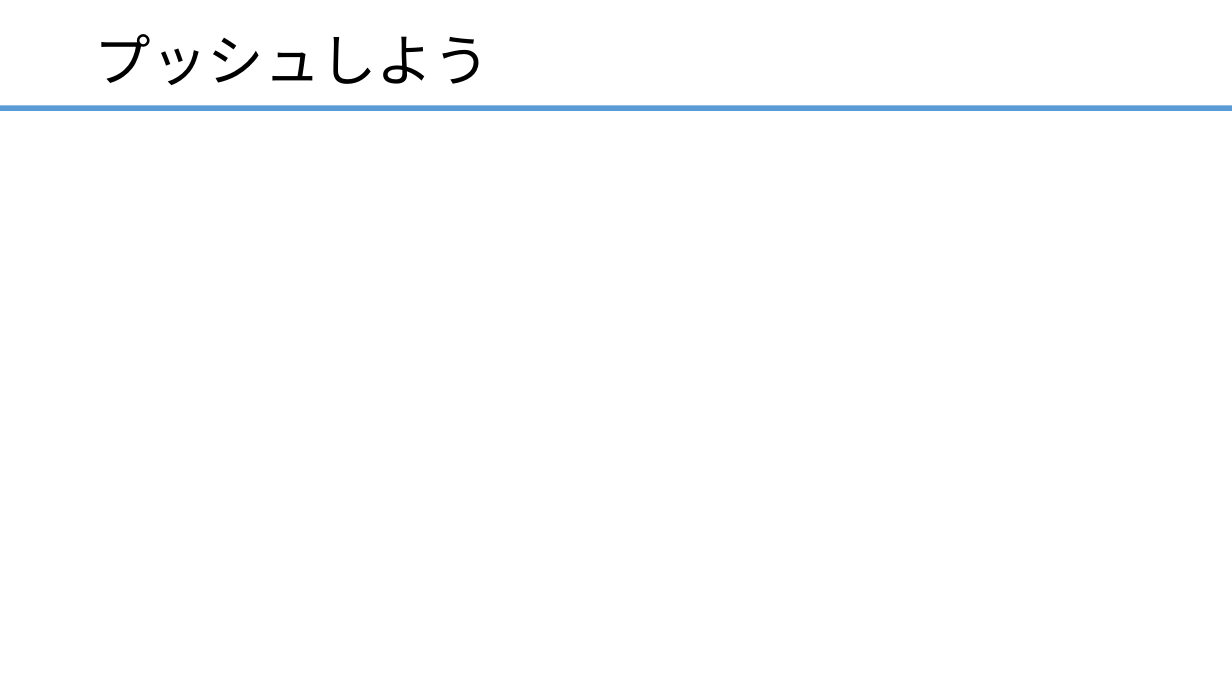
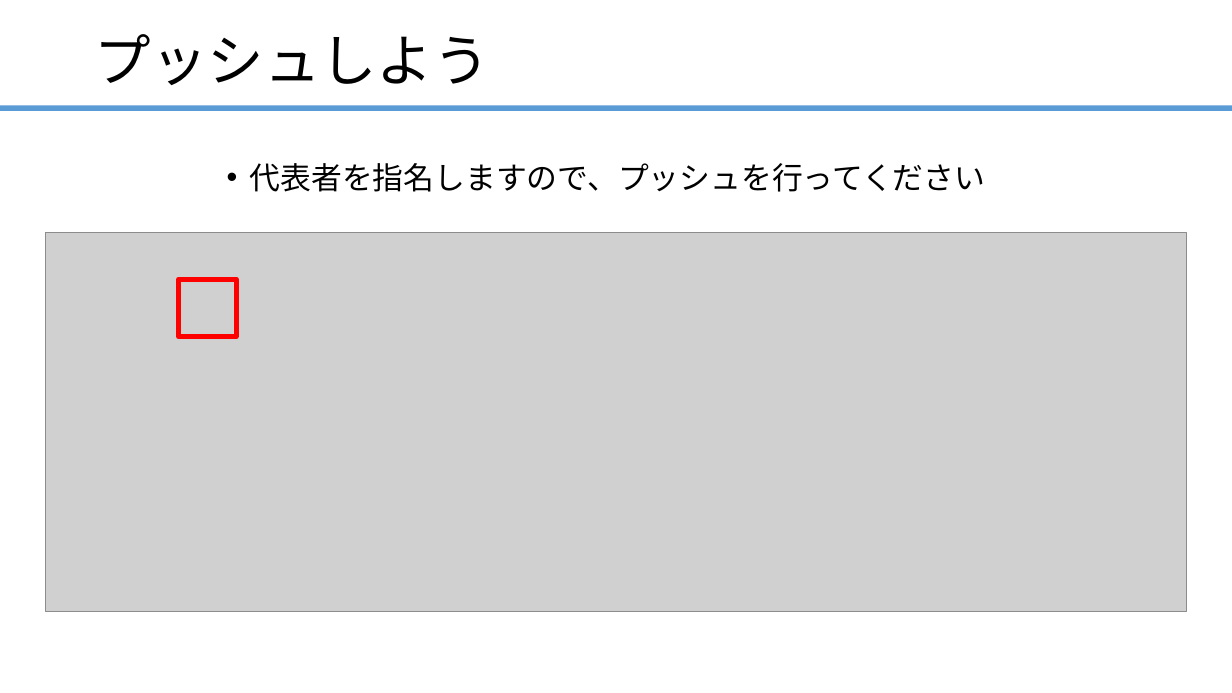
Before and after one commit to ainsAins/git4beginners, a slide deck: slide 32 of ハンズオン_Git入門.pptx (slide 31 before the commit). Drawn at 1232x693 pixels with LibreOffice and Linux fonts; fonts in the diff are those of the drawing; grey boxes stand for pictures. Boxes give left, top, right and bottom in pixels: in the first picture for what was removed or moved away, otherwise in the second. Text is boxed around its words. In the diff, an @@ line names an element or a change of style, - is before the commit and + after.

```diff
--- a/ハンズオン_Git入門.pptx
+++ b/ハンズオン_Git入門.pptx
@@ text added at (x1=250, y1=163, x2=986, y2=192), 24 pt, text #000000 @@
+• 代表者を指名しますので、プッシュを行ってください
@@ picture added at (x1=46, y1=232, x2=1187, y2=612) @@
@@ rectangle added at (x1=178, y1=279, x2=236, y2=336), outline #FF0000 4 pt @@
```
Also in this commit, not shown: 1 other slide changed, 1 slide added.
